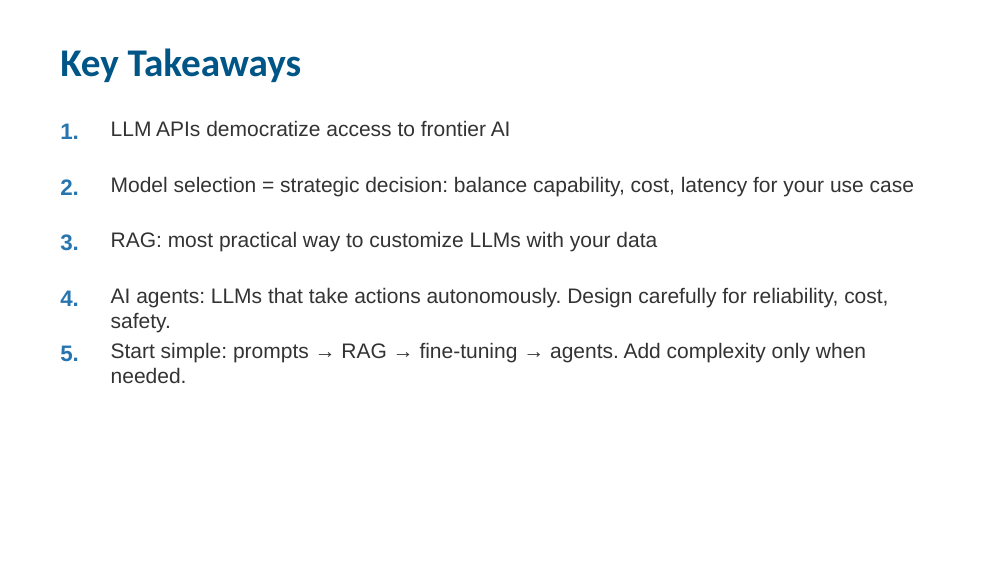
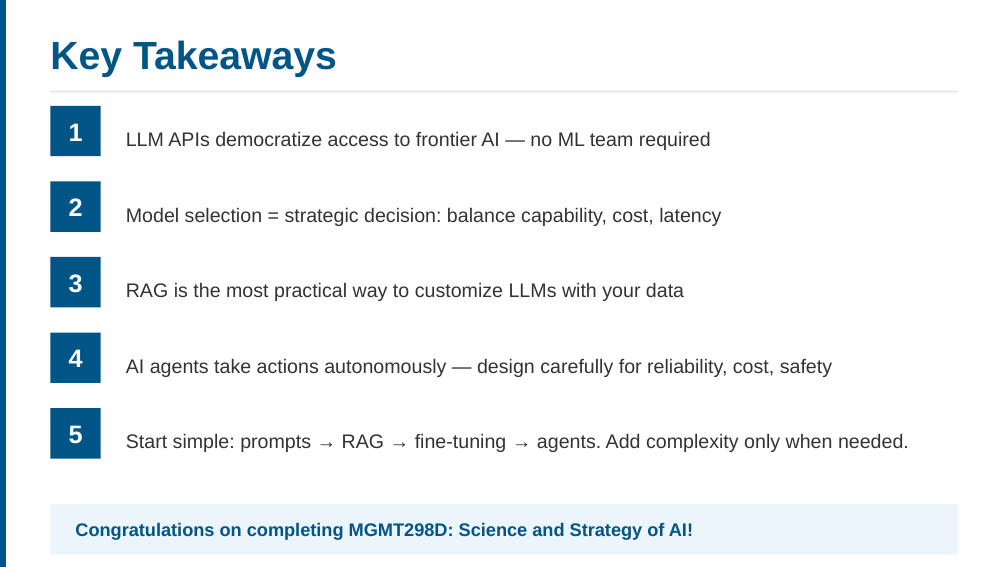
Before and after one commit to ucla-anderson-SSAI/SSAI, a slide deck: slide 18 of Slides/Week8.pptx (slide 28 before the commit). Drawn at 1008x567 pixels with LibreOffice and Linux fonts; fonts in the diff are those of the drawing. Boxes give left, top, right and bottom in pixels: in the first picture for what was removed or moved away, otherwise in the second. Text is boxed around its words. In the diff, an @@ line names an element or a change of style, - is before the commit and + after.

```diff
--- a/Slides/Week8.pptx
+++ b/Slides/Week8.pptx
@@ rectangle added at (x1=0, y1=0, x2=6, y2=566), fill #005587 @@
@@ text "Key Takeaways" at (x1=50, y1=40, x2=337, y2=77): font Calibri to Arial; vertical alignment middle to top @@
@@ rectangle added at (x1=50, y1=91, x2=958, y2=93), fill #E8E8E8 @@
@@ rectangle added at (x1=50, y1=106, x2=101, y2=156), fill #005587 @@
@@ text at (x1=69, y1=123, x2=83, y2=141): text changed; size 16 to 18 pt; text colour #2774AE to #FFFFFF @@
-1.
+1
@@ text at (x1=126, y1=131, x2=711, y2=150): text changed; size 15 to 14 pt @@
-LLM APIs democratize access to frontier AI
+LLM APIs democratize access to frontier AI — no ML team required
@@ rectangle added at (x1=50, y1=181, x2=101, y2=232), fill #005587 @@
@@ text at (x1=69, y1=198, x2=83, y2=216): text changed; size 16 to 18 pt; text colour #2774AE to #FFFFFF @@
-2.
+2
@@ vertical alignment top to middle in 4 elements at (x1=126, y1=282, x2=684, y2=301), (x1=126, y1=131, x2=711, y2=150), (x1=126, y1=358, x2=832, y2=377), (x1=126, y1=207, x2=721, y2=226) @@
@@ text at (x1=126, y1=207, x2=721, y2=226): text changed; size 15 to 14 pt @@
-Model selection = strategic decision: balance capability, cost, latency for your use case
+Model selection = strategic decision: balance capability, cost, latency
@@ rectangle added at (x1=50, y1=257, x2=101, y2=307), fill #005587 @@
@@ text at (x1=69, y1=274, x2=83, y2=293): text changed; size 16 to 18 pt; text colour #2774AE to #FFFFFF @@
-3.
+3
@@ text at (x1=126, y1=282, x2=684, y2=301): text changed; size 15 to 14 pt @@
-RAG: most practical way to customize LLMs with your data
+RAG is the most practical way to customize LLMs with your data
@@ rectangle added at (x1=50, y1=333, x2=101, y2=383), fill #005587 @@
@@ text at (x1=69, y1=349, x2=83, y2=367): text changed; size 16 to 18 pt; text colour #2774AE to #FFFFFF @@
-4.
+4
@@ text at (x1=126, y1=358, x2=832, y2=377): text changed; size 15 to 14 pt @@
-AI agents: LLMs that take actions autonomously. Design carefully for reliability, cost, safety.
+AI agents take actions autonomously — design carefully for reliability, cost, safety
@@ rectangle added at (x1=50, y1=408, x2=101, y2=459), fill #005587 @@
@@ text "Start simple: prompts → RAG ..." moved from (x1=111, y1=342, x2=866, y2=383) to (x1=126, y1=433, x2=909, y2=452) @@
@@ text "Start simple: prompts → RAG ..." at (x1=126, y1=433, x2=909, y2=452): size 15 to 14 pt; vertical alignment top to middle @@
@@ text at (x1=69, y1=425, x2=83, y2=444): text changed; size 16 to 18 pt; text colour #2774AE to #FFFFFF @@
-5.
+5
@@ rectangle added at (x1=50, y1=504, x2=958, y2=554), fill #EBF5FB @@
@@ text added at (x1=75, y1=522, x2=693, y2=540), 13 pt, text #005587, bold @@
+Congratulations on completing MGMT298D: Science and Strategy of AI!
```
Also in this commit, not shown: 14 other slides changed, 3 slides added, 13 slides removed, 27 other files.
